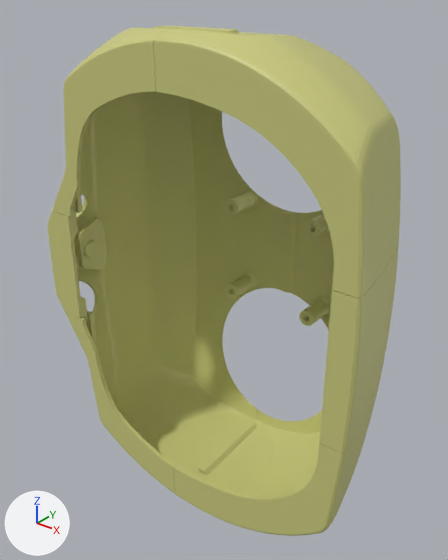
One commit to the COLLADA model scenes/dae/Body_Hip_vis.dae: the scene before it, then after it.
One viewpoint serves both versions: a camera (50 mm lens) standing at (0.202, -0.227, 0.161) and looking at (-0.009, 0.037, -0.002). The lights are fixed; the arrows at lower left show +X, +Y and +Z. Vertices at the same position are counted once.

In view in the first picture: 'node'.
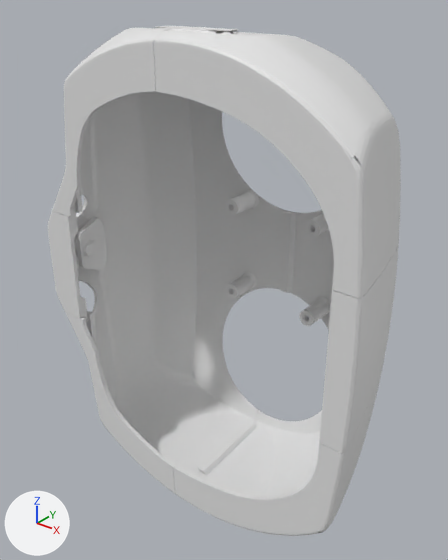
The change, as a diff of the scene's bpy script:
```diff
--- a/scenes/dae/Body_Hip_vis.dae.py
+++ b/scenes/dae/Body_Hip_vis.dae.py
@@ me_shape0 @@
 # used by ob_node; location = (0.0, 0.0, 0.0)
-me_shape0.from_pydata(...)  # 10454 vertices, 20928 faces; spans x -0.118..0.105, y -0.013..0.095, z -0.141..0.141
+me_shape0.from_pydata(...)  # 5506 vertices, 10713 faces; spans x -0.118..0.105, y -0.013..0.095, z -0.141..0.141
+# me_shape0 part 1: 29 vertices moved within x -0.117..0.098, y -0.012..0.09, z -0.14..0.137; 4910 vertices removed from x -0.118..0.099, y -0.013..0.095, z -0.141..0.141
+# me_shape0 part 2: 38 vertices removed from x 0.094..0.103, y -0.013..0.001, z -0.058..0.058
+# me_shape0 part 3: 5538 faces spanning x -0.117..0.105, y -0.013..0.095, z -0.141..0.141 switch from mat_vertex_colours to no material
```

Boxes [x1, y1, x2, y2] around the edits, measured in the pictures (448 x 560 px):
'node', reshaped: before [47, 26, 401, 536]; after [48, 26, 401, 536]
part 1 of me_shape0, cut back: before [47, 26, 401, 535]; after [77, 33, 364, 400]
part 2 of me_shape0, deleted (yellow): before [315, 222, 362, 502]
part 3 of me_shape0, recoloured (yellow to grey): [48, 26, 401, 536] in both
